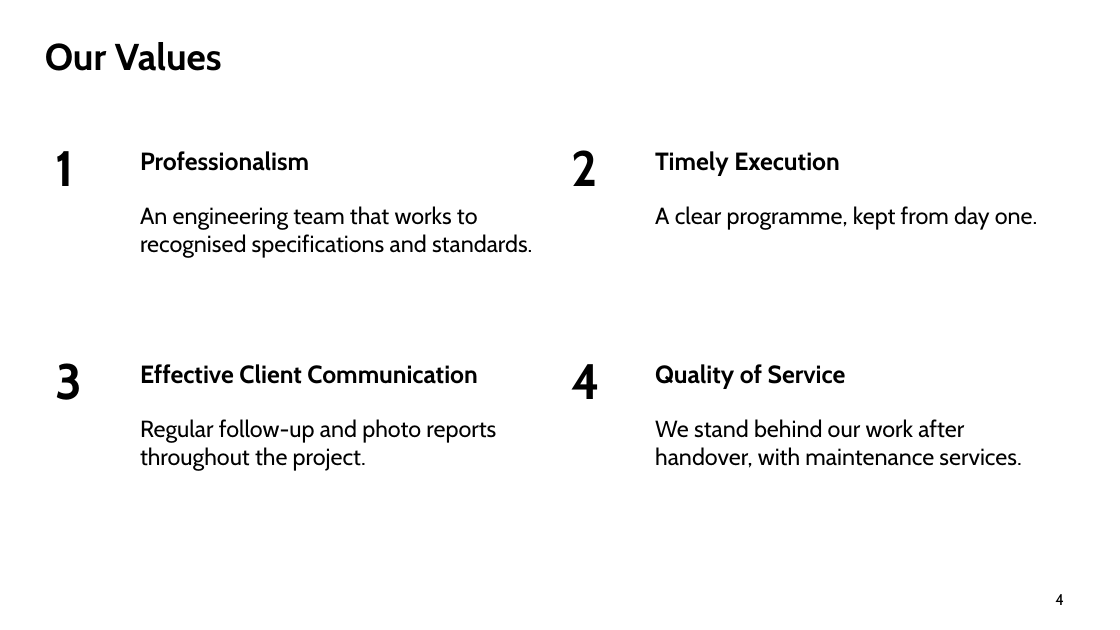
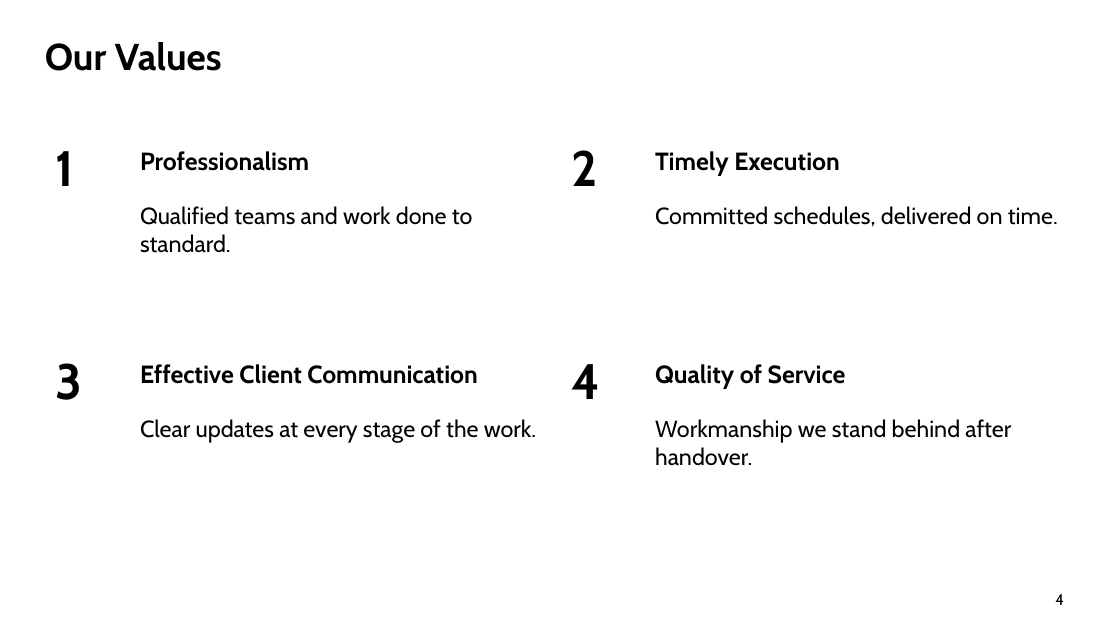
Before and after one commit to urkTish/CCTV, a slide deck: slide 4 of docs/company-profile/ContracTech-Company-Profile-EN.pptx. Drawn at 1120x630 pixels with LibreOffice and Linux fonts; fonts in the diff are those of the drawing; background and template pictures are left out. Boxes give left, top, right and bottom in pixels: in the first picture for what was removed or moved away, otherwise in the second. Text is boxed around its words. In the diff, an @@ line names an element or a change of style, - is before the commit and + after.

```diff
--- a/docs/company-profile/ContracTech-Company-Profile-EN.pptx
+++ b/docs/company-profile/ContracTech-Company-Profile-EN.pptx
@@ text at [140, 206, 473, 253]: text changed @@
-An engineering team that works to recognised specifications and standards.
+Qualified teams and work done to standard.
@@ text at [655, 206, 1058, 227]: text changed @@
-A clear programme, kept from day one.
+Committed schedules, delivered on time.
@@ text at [140, 419, 536, 443]: text changed @@
-Regular follow-up and photo reports throughout the project.
+Clear updates at every stage of the work.
@@ text at [655, 419, 1011, 466]: text changed @@
-We stand behind our work after handover, with maintenance services.
+Workmanship we stand behind after handover.
```
Also in this commit, not shown: 7 other slides changed, 8 other files.
